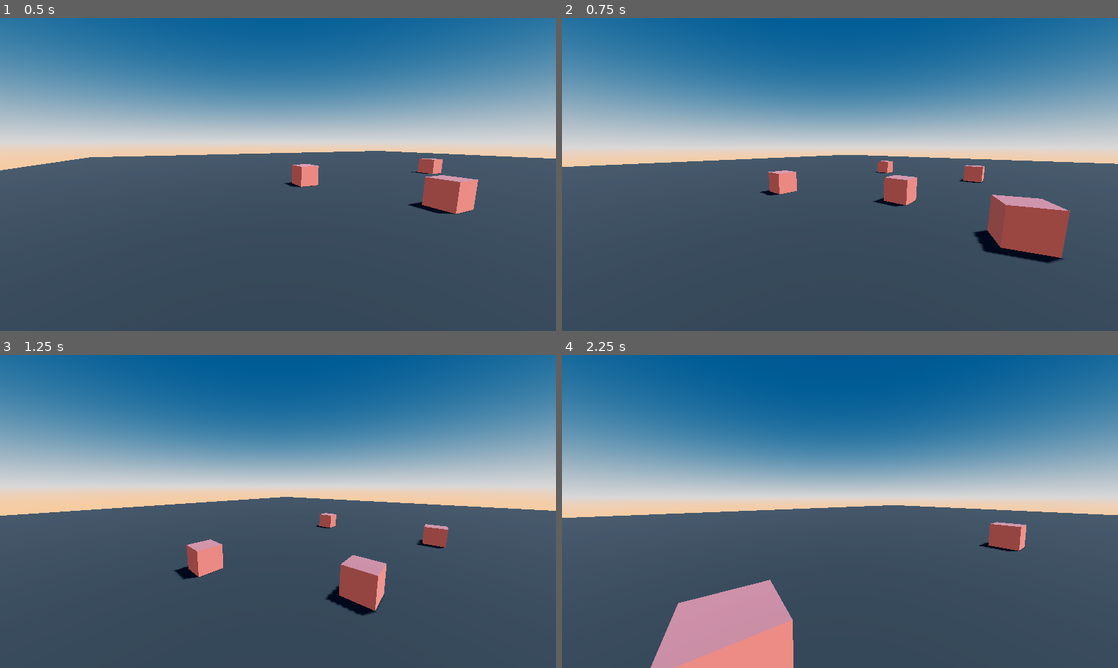
Above: before the commit, frames 1-4 (two rows, left to right).
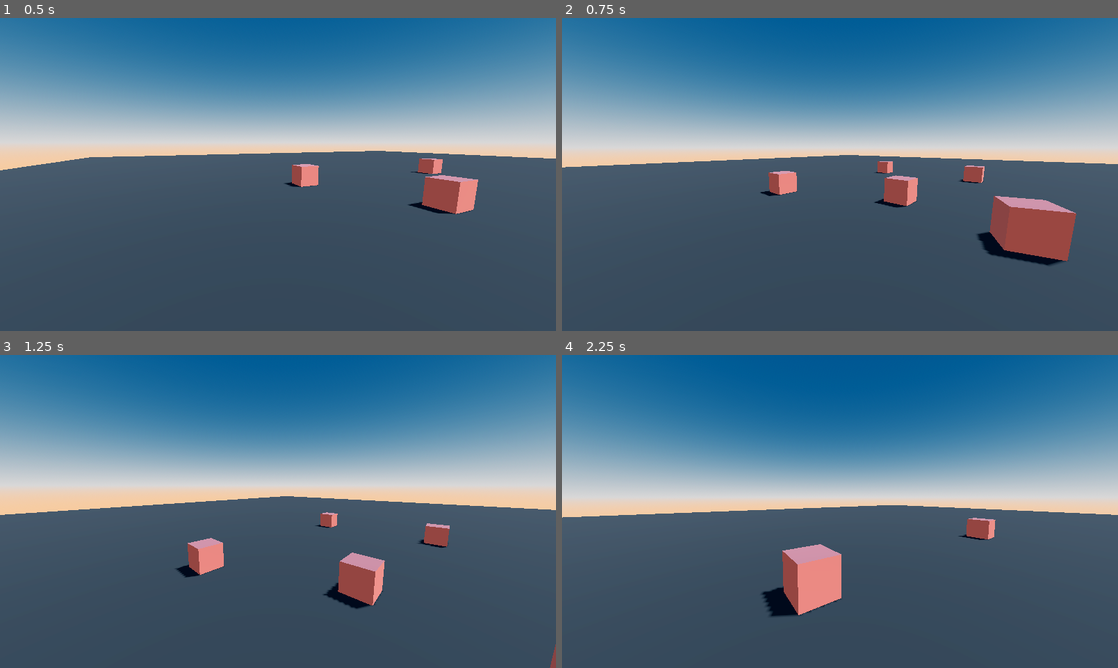
Above: after the commit, the same moments.

Repository: MelPeslier/FK-3D
Game: Godot game, scene res://main.tscn
Same seed, same stepped clock (60 frames per second), same inputs: the game is played once before the commit and once after it.
Inputs (mouse positions are in pixels of both pictures, inside the frame that each line leads up to):
- Up to frame 1 (0.5 s): no input
- Up to frame 2 (0.75 s): move the mouse to (867, 174) at 0.52 s; hold W (forward) from 0.53 s (still down); hold Shift (run) from 0.53 s (still down)
- Up to frame 3 (1.25 s): keep holding W (forward); keep holding Shift (run); tap Space (jump) at 0.77 s
- Up to frame 4 (2.25 s): keep holding W (forward); move the mouse to (812, 511) at 1.27 s; release Shift (run) at 1.28 s; tap Shift (run) at 1.35 s; tap Space (jump) at 1.52 s; move the mouse to (851, 505) at 2.02 s; hold Shift (run) from 2.03 s (still down)

Frame 1 is identical in both runs. In frame 2, 0.8% of the frame differs, in the area x 0-100%, y 43-80%; in frame 3, 1.2%; in frame 4, 8.5%, in the area x 0-99%, y 48-100%.

Commit message:
player smooth movements and changes now depends on direction flow, not speed flow anymore

Diff:
--- a/player/player.tscn
+++ b/player/player.tscn
@@ -16,13 +16,11 @@
 script = ExtResource("1_7mmfg")
 gravity = 10.0
 jump_strength = 4.5
-accel_coef = 10.0
 run_speed = 8.0
 walk_speed = 5.0
-decel_coef = 10.0
-ground_stop_coef = 7.0
-air_stop_coef = 3.0
-change_direction_speed = 5.8
+accel = 5.17
+ground_decel = 6.64
+air_decel = 0.99
 camera = NodePath("Head/Camera3D")
 sensitivity = 0.005
 head = NodePath("Head")
--- a/player/scripts/player.gd
+++ b/player/scripts/player.gd
@@ -6,13 +6,11 @@
 @export_subgroup("Movements")
 @export var gravity: float
 @export var jump_strength: float
-@export var accel_coef: float
 @export var run_speed: float
 @export var walk_speed: float
-@export var decel_coef: float
-@export_range(0.1, 10.0, 0.1) var ground_stop_coef: float
-@export_range(0.1, 10.0, 0.1) var air_stop_coef: float
-@export_range(0.1, 25.0, 0.1) var change_direction_speed: float
+@export var accel: float
+@export var ground_decel: float
+@export var air_decel: float
 
 @export_group("JUICE")
 @export_subgroup("Head movements")
@@ -32,8 +30,7 @@
 ### PHYSICS
 # Movements PHYSICS
 var speed: float = 0
-var max_speed: float = 0
-var old_direction := Vector3.ZERO
+var direction := Vector3.ZERO
 
 
 ### JUICE
@@ -68,27 +65,27 @@
 		velocity.y = jump_strength
 
 	var input_dir := Input.get_vector("left", "right", "forward", "backward")
-	var direction = (head.transform.basis * Vector3(input_dir.x, 0, input_dir.y)).normalized()
+	var next_direction = (head.transform.basis * Vector3(input_dir.x, 0, input_dir.y)).normalized()
 
-	if Input.is_action_pressed("run"):
-		max_speed = run_speed
-	else:
-		max_speed = walk_speed
 
 	if is_on_floor():
-		if direction:
-			_change_speed(delta, max_speed, accel_coef)
+		# Speed
+		if Input.is_action_pressed("run"):
+			speed = run_speed
+		else:
+			speed = walk_speed
 
-			old_direction = old_direction.lerp(direction, delta * change_direction_speed)
-
-			velocity.x = old_direction.x * speed
-			velocity.z = old_direction.z * speed
+		# Direction
+		if next_direction:
+			direction = _update_direction(delta, next_direction, accel)
 
 		else:
-			_change_speed(delta, 0, decel_coef)
-			_decelerate(delta, ground_stop_coef)
+			direction = _update_direction(delta, Vector3.ZERO, ground_decel)
+
 	else:
-		_decelerate(delta, air_stop_coef)
+		direction = _update_direction(delta, Vector3.ZERO, air_decel)
+
+	_update_velocity()
 
 	move_and_slide()
 
@@ -110,15 +107,14 @@
 #****************************
 # PHYSICS functions
 #****************************
+func _update_direction(delta: float, target_direction: Vector3, coef: float) -> Vector3:
+	var new_direction = direction.lerp(target_direction, delta * coef)
+	return new_direction
 
 
-func _decelerate(delta: float, coef: float) -> void:
-	velocity.x = lerp(velocity.x, old_direction.x * speed, delta * coef)
-	velocity.z = lerp(velocity.z, old_direction.z * speed, delta * coef)
-
-
-func _change_speed(delta: float, target_speed: float, coef: float) -> void:
-	speed = lerpf(speed, target_speed, delta * coef)
+func _update_velocity() -> void:
+	velocity.x = direction.x * speed
+	velocity.z = direction.z * speed
 
 
 
